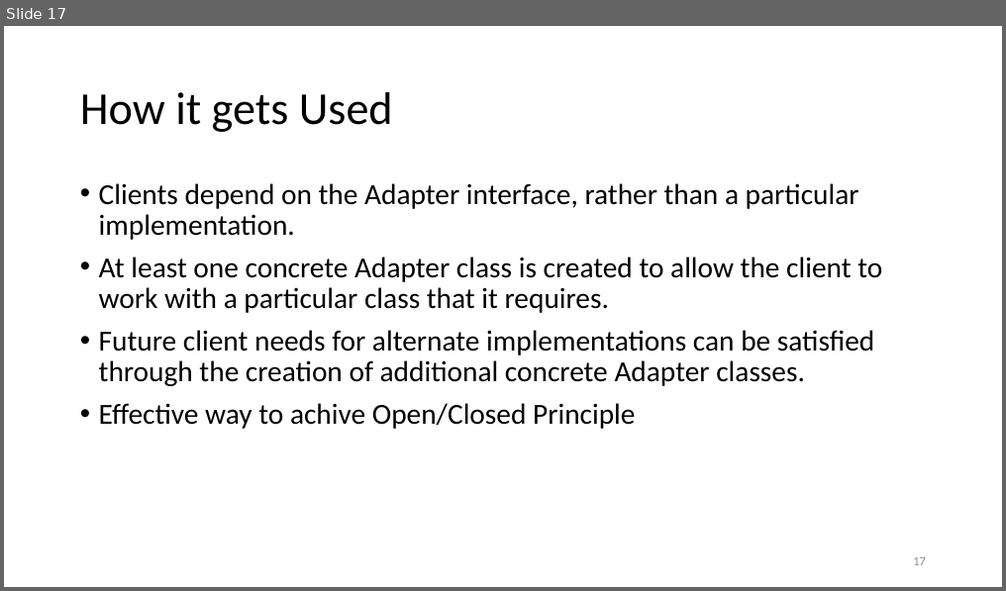
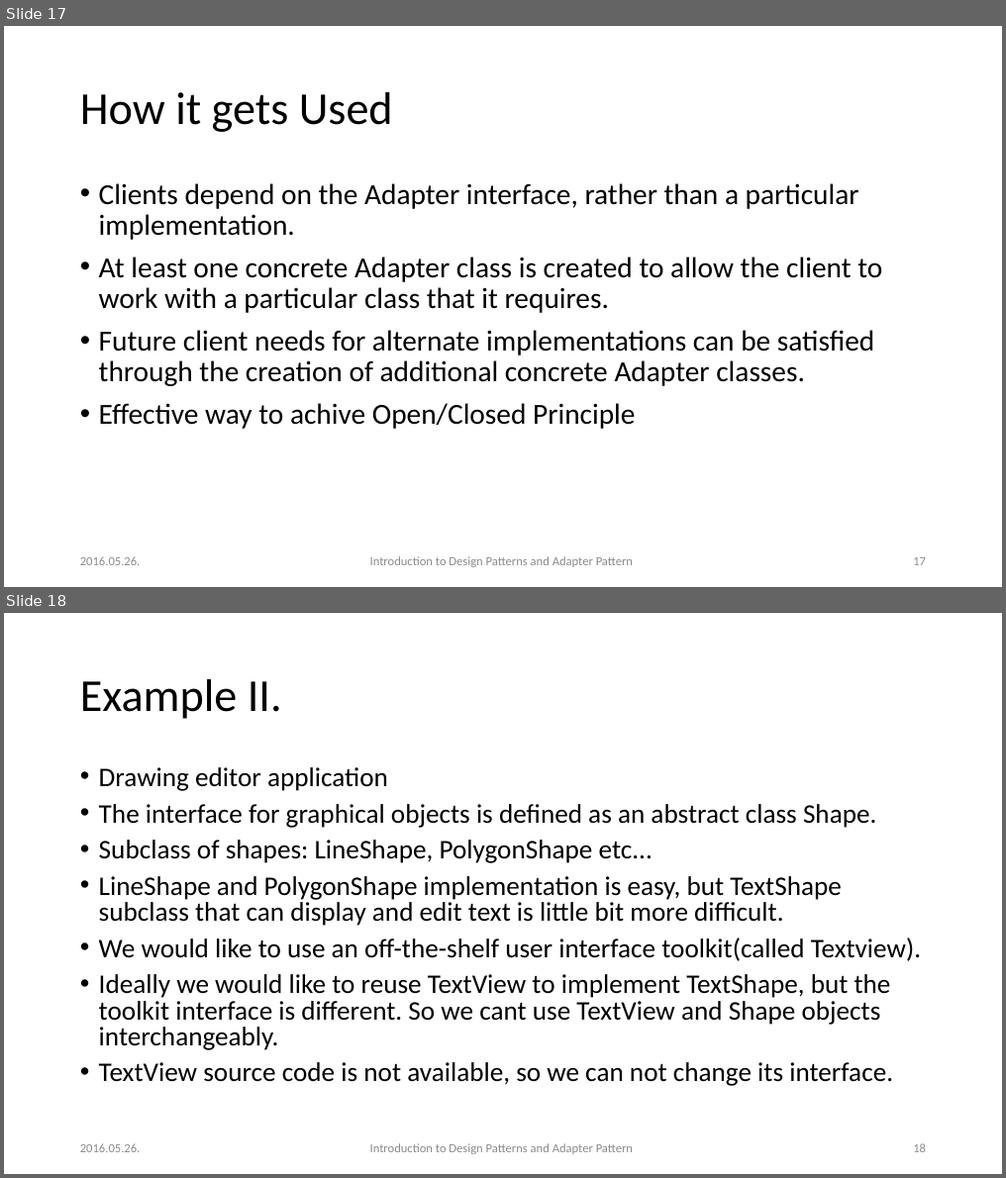
Before and after one commit to esziger/design_patterns, a slide deck: DP01_Into_And_Adapter_Pattern.pptx. Shown one above the other, each under a label of ours: slide 17 before the commit, slides 17 and 18 after it. The pictures are 1006x591 and 1006x1178 pixels, drawn with LibreOffice and Linux fonts; fonts in the diff are those of the drawing. Boxes give left, top, right and bottom in pixels: in the first picture for what was removed or moved away, otherwise in the second. Text is boxed around its words. In the diff, an @@ line names an element or a change of style, - is before the commit and + after.

```diff
--- a/DP01_Into_And_Adapter_Pattern.pptx
+++ b/DP01_Into_And_Adapter_Pattern.pptx
@@ slide 18 added at [4, 613, 1002, 1174], background #FFFFFF @@
@@ title added at [80, 679, 282, 719], 44 pt, text #000000 @@
+Example II.
@@ text added at [99, 767, 921, 1086], 25.9 pt, text #000000 @@
+• Drawing editor application
+• The interface for graphical objects is defined as an abstract class Shape.
+• Subclass of shapes: LineShape, PolygonShape etc...
+• LineShape and PolygonShape implementation is easy, but TextShape subclass that can display and edit text is little bit more difficult.
+• We would like to use an off-the-shelf user interface toolkit(called Textview).
+• Ideally we would like to reuse TextView to implement TextShape, but the toolkit interface is different. So we cant use TextView and Shape objects interchangeably.
+• TextView source code is not available, so we can not change its interface.
@@ text added at [80, 1144, 141, 1153], 12 pt, text #8C8C8C @@
+2016.05.26.
@@ text added at [370, 1144, 633, 1155], 12 pt, text #8C8C8C @@
+Introduction to Design Patterns and Adapter Pattern
@@ page number added at [913, 1144, 926, 1153], 12 pt, text #8C8C8C @@
+18
@@ slide 17 changed as well @@
@@ text added at [80, 557, 141, 566], 12 pt, text #8C8C8C @@
+2016.05.26.
@@ text added at [370, 557, 633, 568], 12 pt, text #8C8C8C @@
+Introduction to Design Patterns and Adapter Pattern
```
Also in this commit, not shown: 25 other slides changed, 4 other slides added, 2 slides removed.
